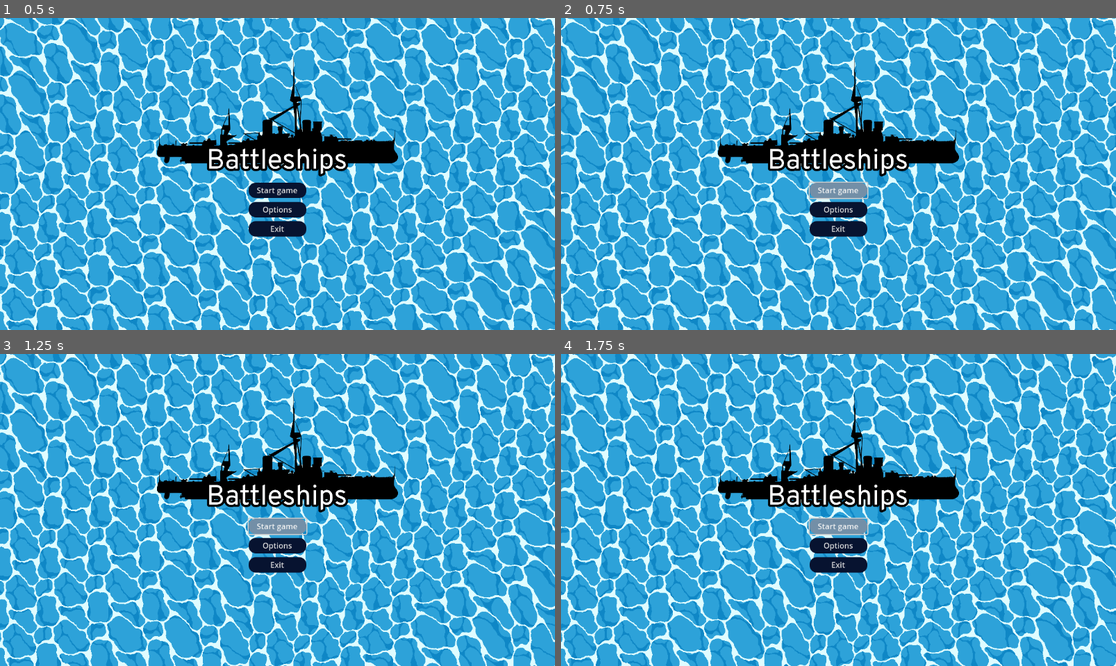
Above: before the commit, frames 1-4 (two rows, left to right).
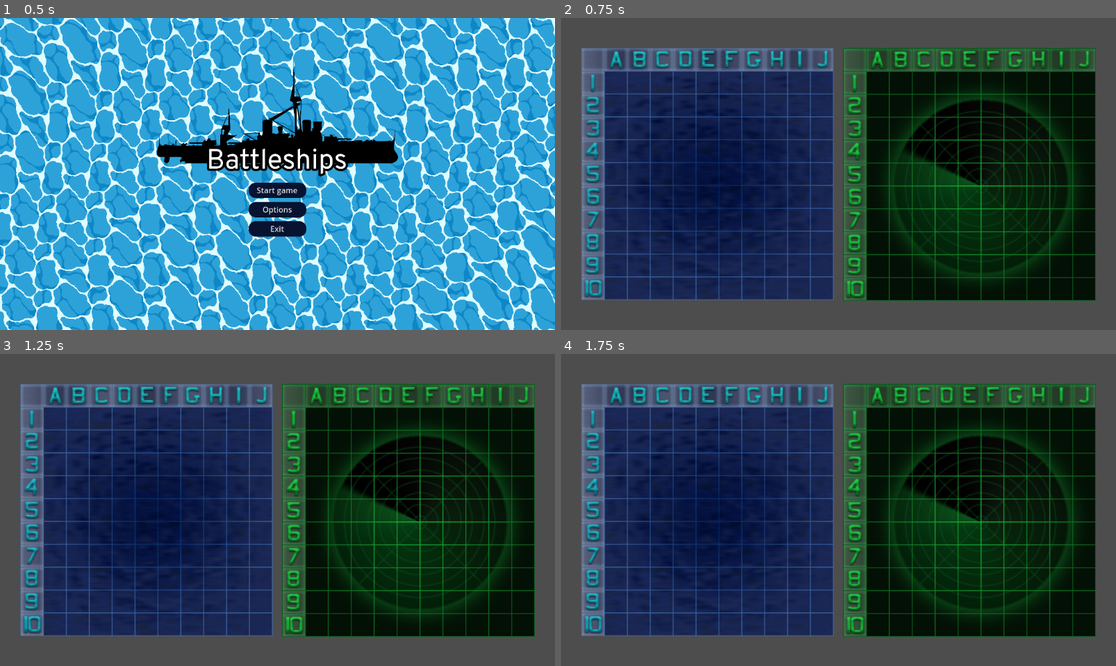
Above: after the commit, the same moments.

Repository: battleships-ktu/battleships
Game: Godot game, scene res://menus/menu.tscn
The game is run twice, just before and just after one commit, with the same random seed, the same clock (stepped at 60 frames per second) and the same inputs.
Inputs (mouse positions are in pixels of both pictures, inside the frame that each line leads up to):
- Up to frame 1 (0.5 s): no input
- Up to frame 2 (0.75 s): click "Start game" at 0.5 s
- Up to frame 3 (1.25 s): no input
- Up to frame 4 (1.75 s): click (838, 525) at 1.25 s, where only the run before the commit has a clickable "Start game"

Frame 1 is identical in both runs. In frame 2, 99% of the frame differs, in the area x 0-100%, y 0-100%; in frame 3, 99%; in frame 4, 99%.

Commit message:
Inital board scene

Diff:
--- /dev/null
+++ b/board/game_board.tscn
@@ -0,0 +1,16 @@
+[gd_scene load_steps=3 format=3 uid="uid://ca0mfyil4am0c"]
+
+[ext_resource type="Texture2D" uid="uid://dmdgq0ljabeaw" path="res://assets/board/oceangrid_final.png" id="1_lxn1r"]
+[ext_resource type="Texture2D" uid="uid://eugsrff58h2k" path="res://assets/board/radargrid_final.png" id="2_jkn2q"]
+
+[node name="GameBoard" type="Node2D"]
+
+[node name="OceangridFinal" type="Sprite2D" parent="."]
+position = Vector2(304, 324)
+scale = Vector2(1.53216, 1.53216)
+texture = ExtResource("1_lxn1r")
+
+[node name="RadargridFinal" type="Sprite2D" parent="."]
+position = Vector2(848, 325)
+scale = Vector2(1.53509, 1.53509)
+texture = ExtResource("2_jkn2q")
--- a/menus/Menu.gd
+++ b/menus/Menu.gd
@@ -5,7 +5,7 @@
 
 
 func _on_start_game_pressed():
-	pass # Replace with function body.
+	get_tree().change_scene_to_file("res://board/game_board.tscn")
 
 
 func _on_options_pressed():
--- a/project.godot
+++ b/project.godot
@@ -12,7 +12,7 @@
 
 config/name="Battleships"
 run/main_scene="res://menus/menu.tscn"
-config/features=PackedStringArray("4.1", "Mobile")
+config/features=PackedStringArray("4.2", "Mobile")
 config/icon="res://icon.svg"
 
 [rendering]
Binary file added: assets/board/Non-Transparent/BattleShipSheet_final_Non-transparent.png
Not shown, added: assets/board/Non-Transparent/BattleShipSheet_final_Non-transparent.png.import
Binary file added: assets/board/Non-Transparent/tokens_non-transparent.png
Not shown, added: assets/board/Non-Transparent/tokens_non-transparent.png.import
Binary file added: assets/board/Scraps/metalic_panel.png
Not shown, added: assets/board/Scraps/metalic_panel.png.import
Binary file added: assets/board/Scraps/oceangrid.png
Not shown, added: assets/board/Scraps/oceangrid.png.import
Binary file added: assets/board/Scraps/radargrid.png
Not shown, added: assets/board/Scraps/radargrid.png.import
Binary file added: assets/board/Tokens.png
Not shown, added: assets/board/Tokens.png.import
(and 32 more such lines)
